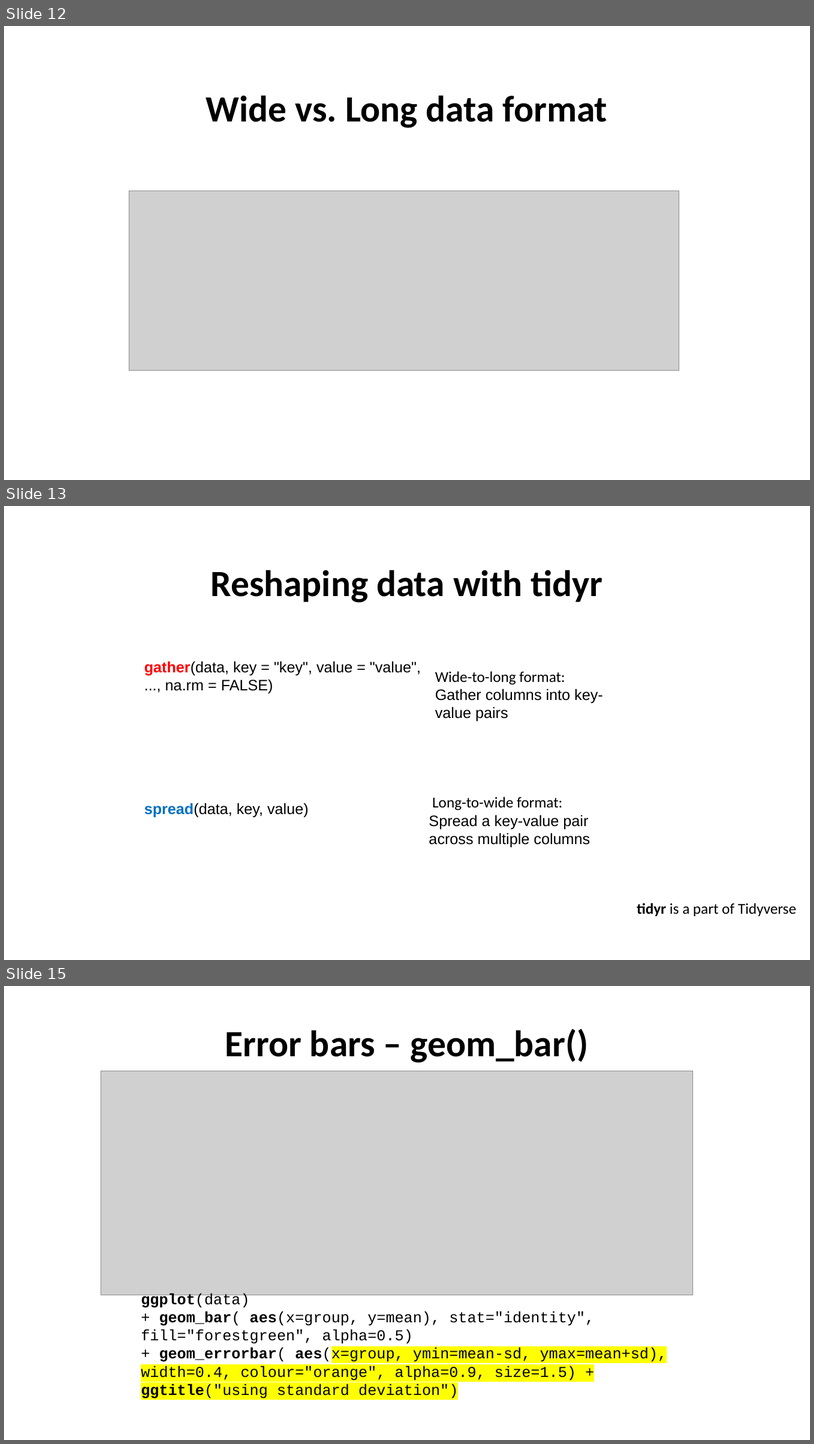
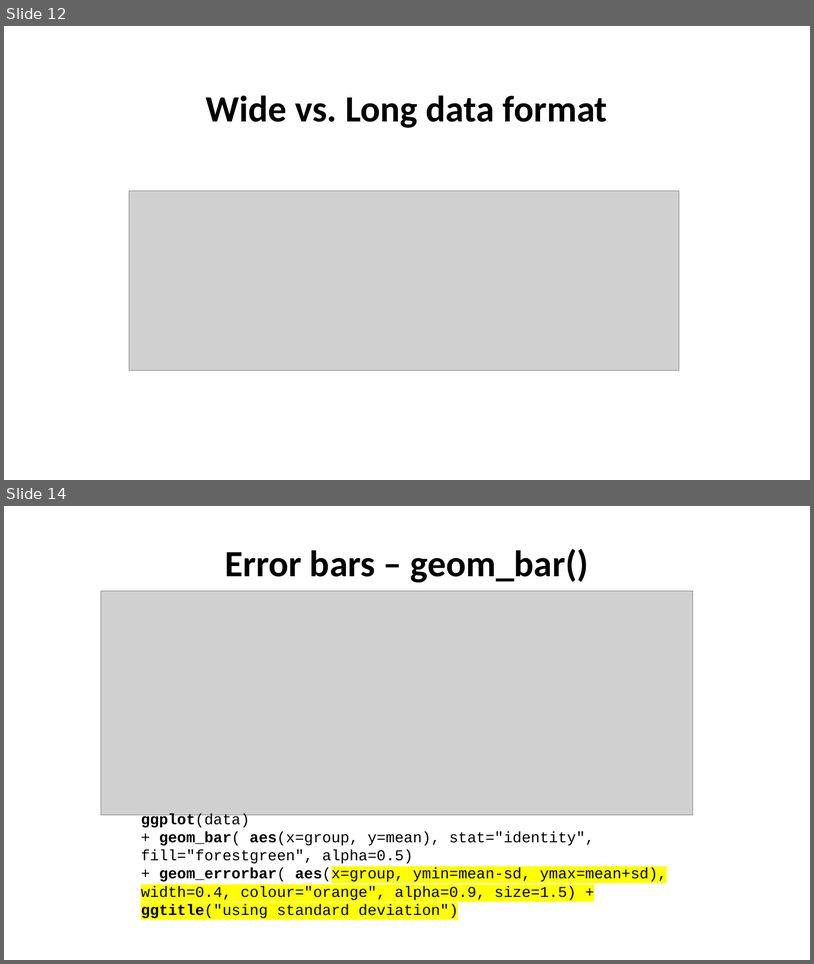
Before and after one commit to Chelysheva/data_vis_ggplot2_June2025, a slide deck: Data_vis_ggplot2.pptx. Shown one above the other, each under a label of ours: slides 12, 13 and 15 before the commit, slides 12 and 14 after it; the slides between them are not shown. The pictures are 814x1444 and 814x964 pixels, drawn with LibreOffice and Linux fonts; fonts in the diff are those of the drawing; grey boxes stand for pictures. Boxes give left, top, right and bottom in pixels: in the first picture for what was removed or moved away, otherwise in the second. Text is boxed around its words. In the diff, an @@ line names an element or a change of style, - is before the commit and + after.

```diff
--- a/Data_vis_ggplot2.pptx
+++ b/Data_vis_ggplot2.pptx
@@ slide 13 removed at <box>4,506,810,960</box>, background #FFFFFF @@
@@ text removed at <box>210,570,603,603</box> @@
-Reshaping data with tidyr
@@ text removed at <box>144,661,421,694</box> @@
-gather(data, key = "key", value = "value", ..., na.rm = FALSE)
@@ text removed at <box>435,671,603,721</box> @@
-Wide-to-long format:
-Gather columns into key-value pairs
@@ text removed at <box>144,802,309,817</box> @@
-spread(data, key, value)
@@ text removed at <box>429,796,590,847</box> @@
-Long-to-wide format:
-Spread a key-value pair across multiple columns
@@ text removed at <box>637,903,797,916</box> @@
-tidyr is a part of Tidyverse
@@ what was slide 15 is now slide 14 @@
```
Also in this commit, not shown: 1 slide changed, 2 other files.
